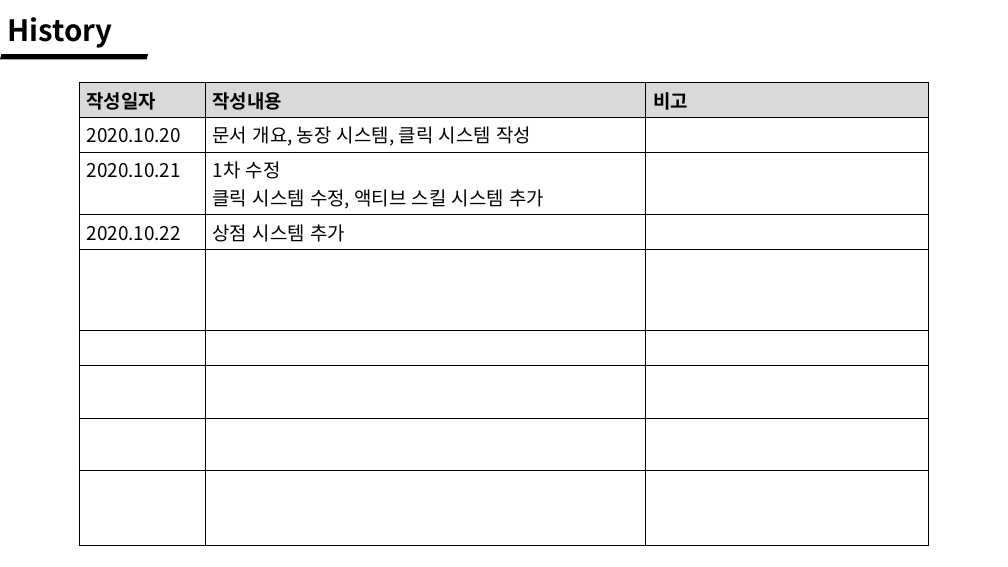
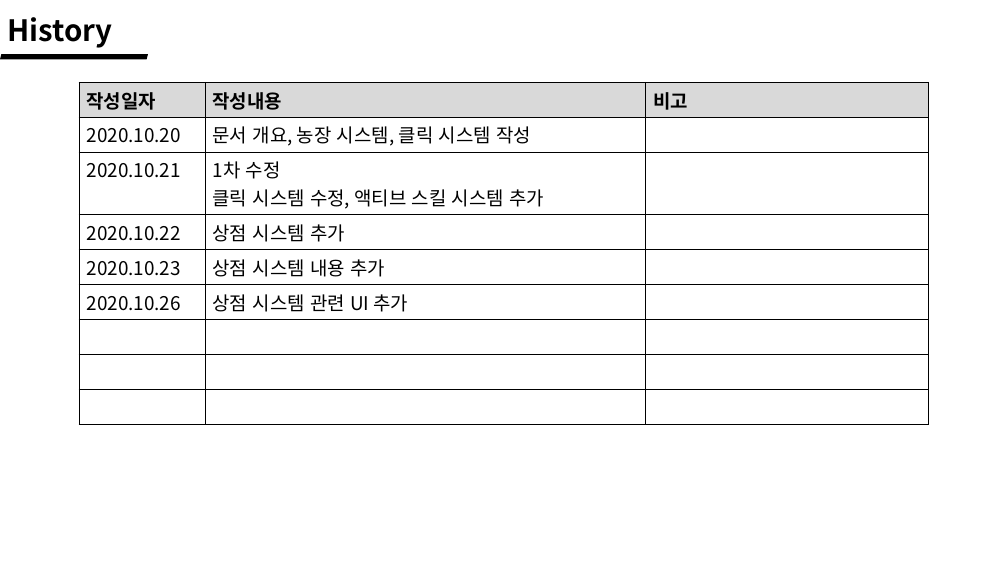
Before and after one commit to wlrud753/CarryCarrot, a slide deck: slide 2 of 기획서/당근키우기 시스템.pptx. Drawn at 1008x567 pixels with LibreOffice and Linux fonts; fonts in the diff are those of the drawing. Boxes give left, top, right and bottom in pixels: in the first picture for what was removed or moved away, otherwise in the second. Text is boxed around its words. In the diff, an @@ line names an element or a change of style, - is before the commit and + after.

Commit message:
시스템 수정/작업목록 추가

```diff
--- a/기획서/당근키우기 시스템.pptx
+++ b/기획서/당근키우기 시스템.pptx
@@ table at (x1=79, y1=82, x2=930, y2=415) @@
+row 5: 2020.10.23 | 상점 시스템 내용 추가 | 
+row 6: 2020.10.26 | 상점 시스템 관련 UI 추가 | 
-row 8:  |  | 
-row 9:  |  | 
```
Also in this commit, not shown: 3 other slides changed, 2 slides added, 1 other file.
